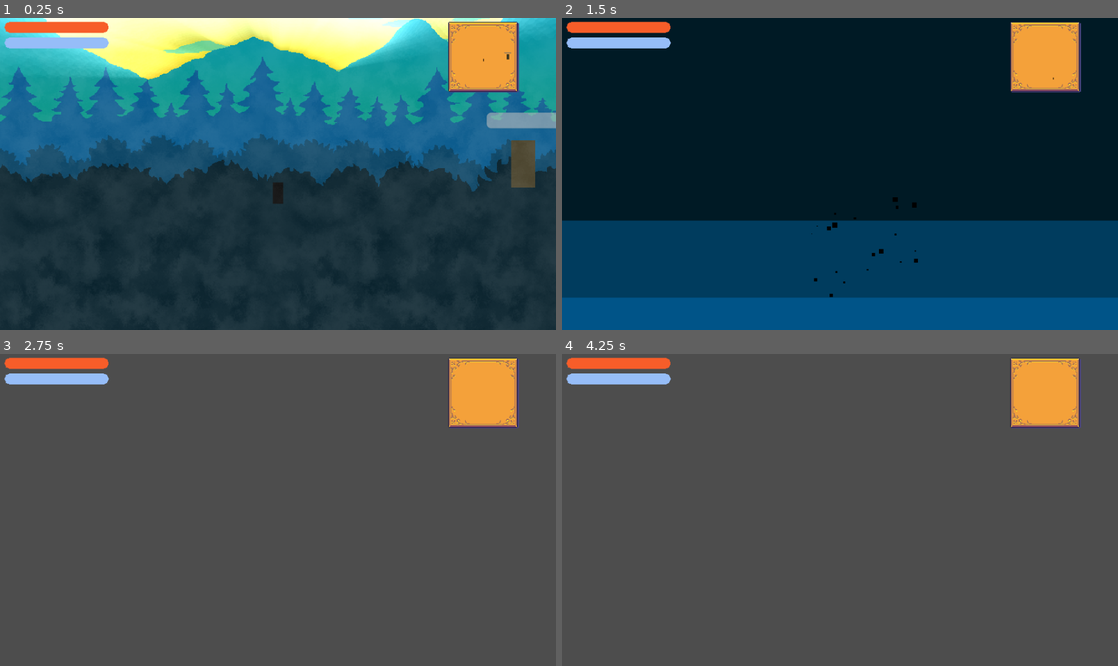
Above: before the commit, frames 1-4 (two rows, left to right).
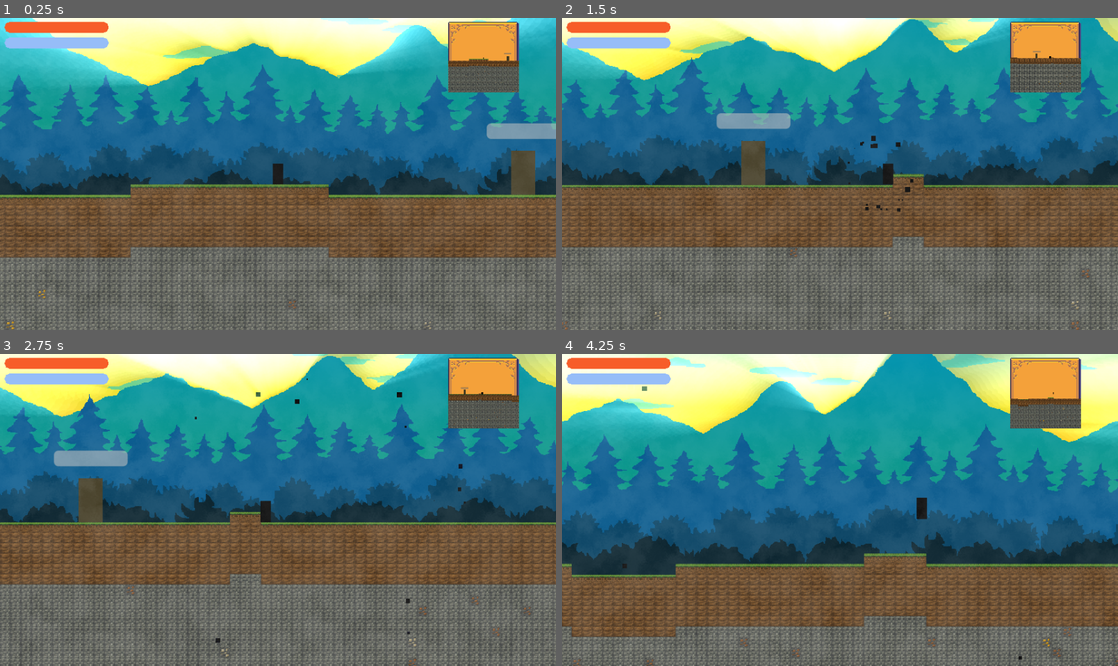
Above: after the commit, the same moments.

Repository: terriblepanic/first-game
Game: Godot game, scene res://scenes/Main.tscn
The game is run twice, just before and just after one commit, with the same random seed, the same clock (stepped at 60 frames per second) and the same inputs.
Inputs (mouse positions are in pixels of both pictures, inside the frame that each line leads up to):
- Up to frame 1 (0.25 s): no input
- Up to frame 2 (1.5 s): move the mouse to (962, 158) at 0.52 s; hold D (move_right) from 0.53 s (still down); click (962, 158) at 0.6 s; tap Space (jump) at 0.77 s; move the mouse to (728, 189) at 1.27 s; click (728, 189) at 1.35 s
- Up to frame 3 (2.75 s): tap Space (jump) at 1.52 s; move the mouse to (333, 441) at 2.02 s; release D (move_right) at 2.03 s; hold A (move_left) from 2.03 s (still down); click (333, 441) at 2.1 s
- Up to frame 4 (4.25 s): move the mouse to (812, 572) at 2.77 s; release A (move_left) at 2.78 s; hold D (move_right) from 2.78 s (still down); click (812, 572) at 2.85 s; tap Space (jump) at 3.02, 3.77 s; move the mouse to (1006, 556) at 3.52 s; click (1006, 556) at 3.6 s

The runs differ from the first frame. In frame 1, 61% of the frame differs, in the area x 0-100%, y 0-100%; in frame 2, 95%; in frame 3, 85%; in frame 4, 91%.
Error before the commit: Parse Error: Used space character for indentation instead of tab as used before in the file. (res://scripts/world_map.gd:72)

Commit message:
Fix ore calculation

Diff:
--- a/scripts/world_map.gd
+++ b/scripts/world_map.gd
@@ -41,8 +41,6 @@
 	_init_noises()
 
 	if world_tiles:
-		tilemap.tile_set = world_tiles
-	else:
 		tilemap.tile_set = preload("res://assets/tilesets/world_tiles.tres") as TileSet
 
 	generate_world()
@@ -51,31 +49,31 @@
 	var noise_seed = randi()
 
 	# Поверхностный шум
-	noise_surface.seed         = noise_seed
-	noise_surface.noise_type   = FastNoiseLite.TYPE_PERLIN
-	noise_surface.frequency    = 0.015
-	noise_surface.fractal_type = FastNoiseLite.FRACTAL_FBM
+	noise_surface.seed            = noise_seed
+	noise_surface.noise_type      = FastNoiseLite.TYPE_PERLIN
+	noise_surface.frequency       = 0.015
+	noise_surface.fractal_type    = FastNoiseLite.FRACTAL_FBM
 	noise_surface.fractal_octaves = 4
 
-	# Биомный шум
+	# Биомный шум (можно использовать для разных биомов)
 	noise_biome.seed       = noise_seed + 1
 	noise_biome.noise_type = FastNoiseLite.TYPE_SIMPLEX
-	noise_biome.frequency  = 0.008
+	noise_biome.frequency  = 0.001
 
 	# Пещерный шум
-	noise_cave.seed               = noise_seed + 2
-	noise_cave.noise_type         = FastNoiseLite.TYPE_SIMPLEX
-	noise_cave.frequency          = 0.1
+	noise_cave.seed                = noise_seed + 2
+	noise_cave.noise_type          = FastNoiseLite.TYPE_SIMPLEX
+	noise_cave.frequency           = 0.1
 	noise_cave.domain_warp_enabled = true
-	noise_cave.domain_warp_type   = FastNoiseLite.DOMAIN_WARP_SIMPLEX  # или BASIC_GRID
+	noise_cave.domain_warp_type    = FastNoiseLite.DOMAIN_WARP_SIMPLEX  # или BASIC_GRID
 
 func generate_world() -> void:
-        tilemap.clear()
+	tilemap.clear()
 
-        var ore_min_depth = surface_base + dirt_depth
+	var ore_min_depth = surface_base + dirt_depth
 
-        for x in range(world_width):
-                var h = surface_base + int(noise_surface.get_noise_2d(x, 0) * surface_amp)
+	for x in range(world_width):
+		var h = surface_base + int(noise_surface.get_noise_2d(x, 0) * surface_amp)
 
 		for y in range(world_height):
 			if y < h:
@@ -85,14 +83,12 @@
 
 			if y == h:
 				# пляж
-				if h <= sea_level + beach_width and h >= sea_level:
+				if h >= sea_level and h <= sea_level + beach_width:
 					terrain = TerrainID.SAND
 				else:
 					terrain = TerrainID.GRASS
-
 			elif y <= h + dirt_depth:
 				terrain = TerrainID.DIRT
-
 			elif y > ore_min_depth:
 				# единый бросок
 				var r = randf()
